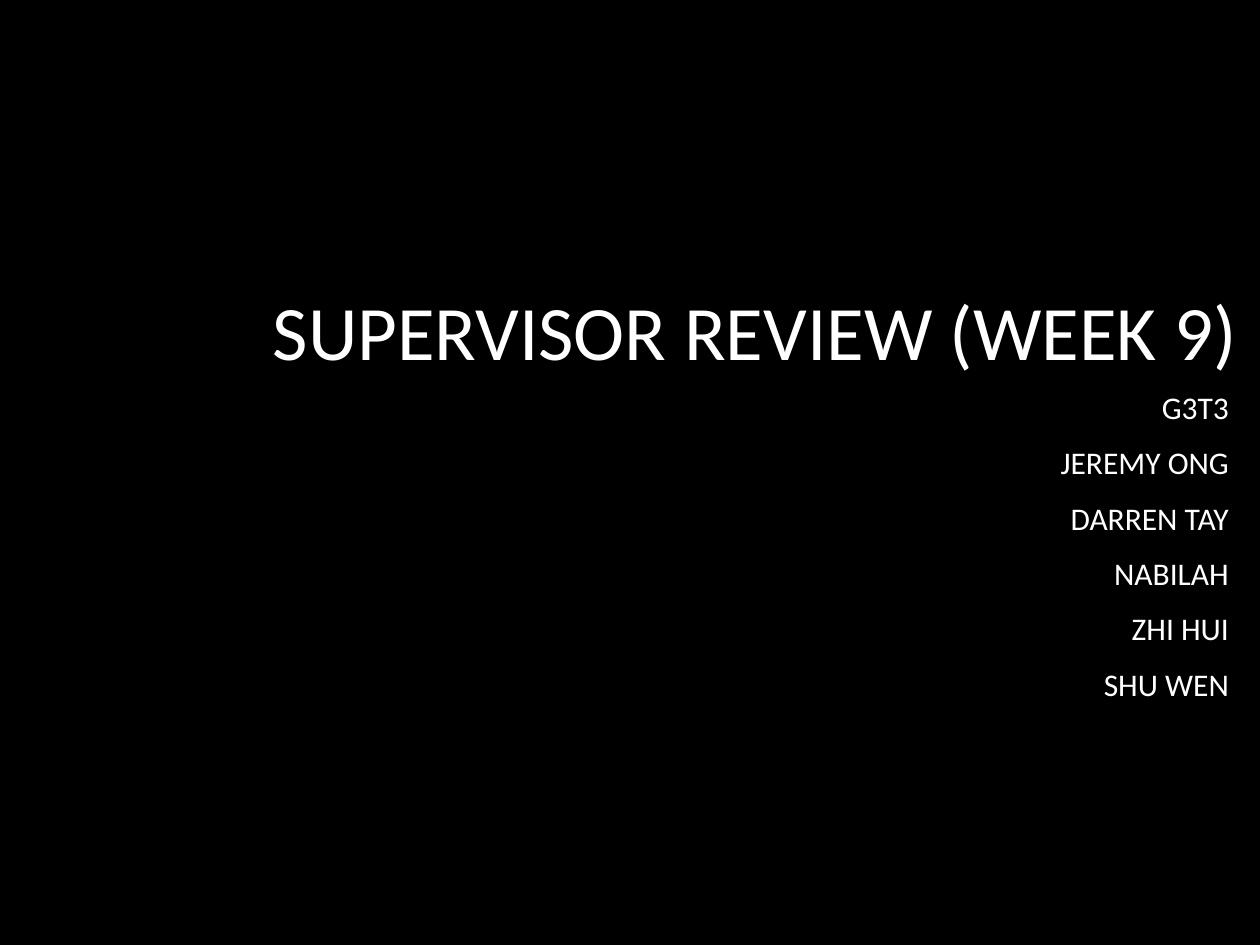
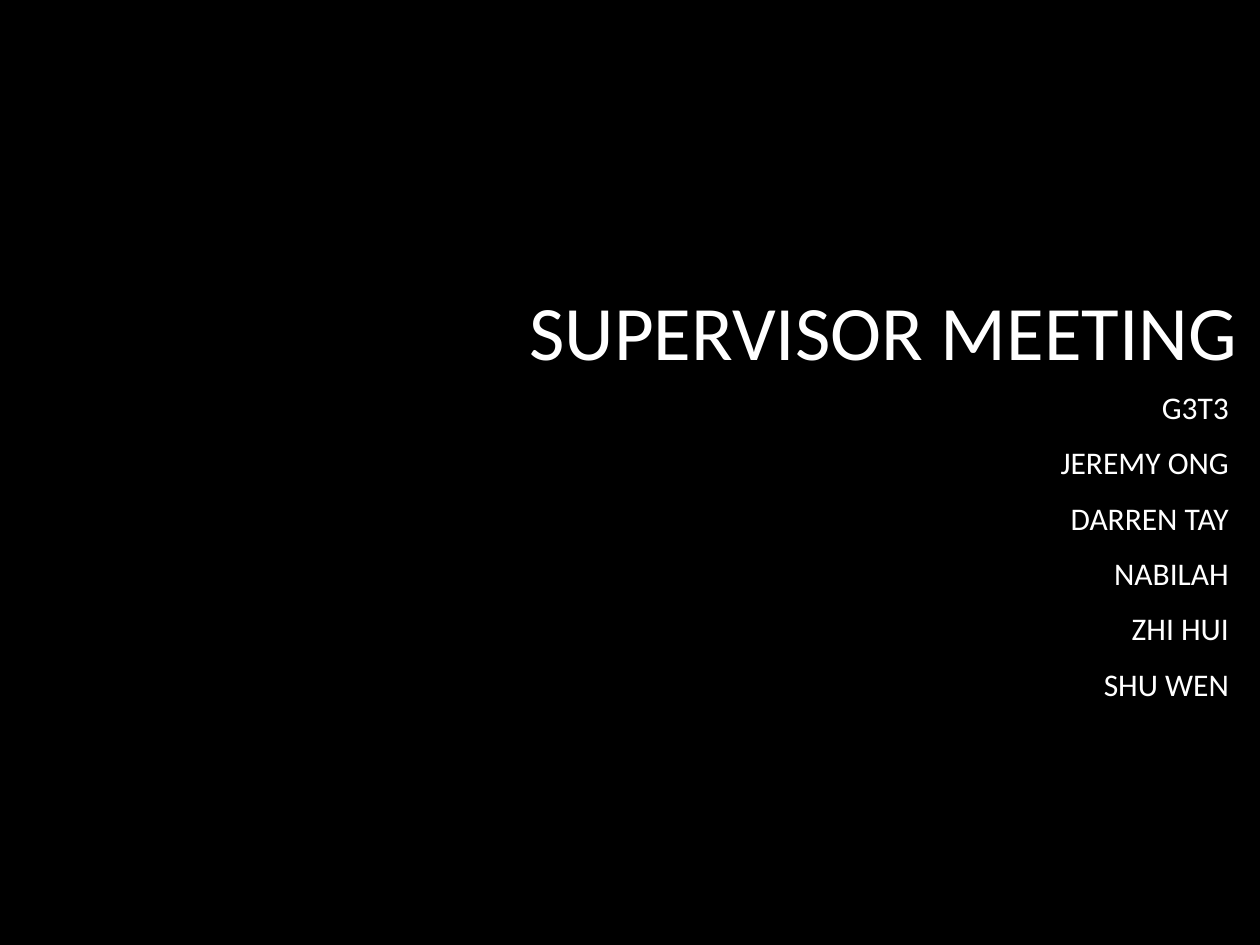
Before and after one commit to jerots/SMUAnalytics, a slide deck: slide 1 of presentations/Supervisor Review (week 9).pptx. Drawn at 1260x945 pixels with LibreOffice and Linux fonts; fonts in the diff are those of the drawing; background and template pictures are left out. Boxes give left, top, right and bottom in pixels: in the first picture for what was removed or moved away, otherwise in the second. Text is boxed around its words. In the diff, an @@ line names an element or a change of style, - is before the commit and + after.

Commit message:
Changed title of presentation

```diff
--- a/presentations/Supervisor Review (week 9).pptx
+++ b/presentations/Supervisor Review (week 9).pptx
@@ title at [530,310,1237,361]: text changed @@
-SUPERVISOR REVIEW (WEEK 9)
+SUPERVISOR MEETING
```
